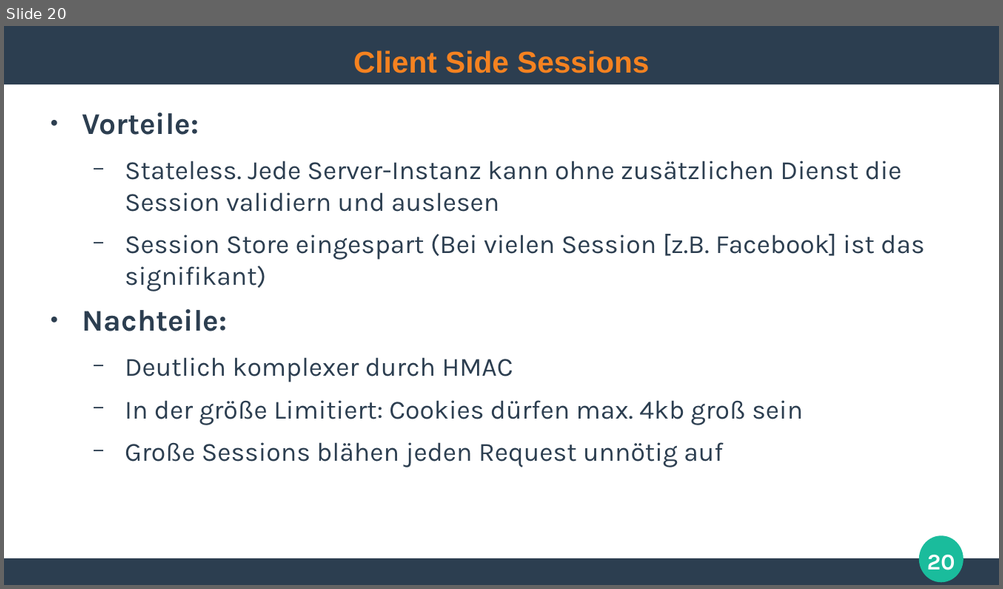
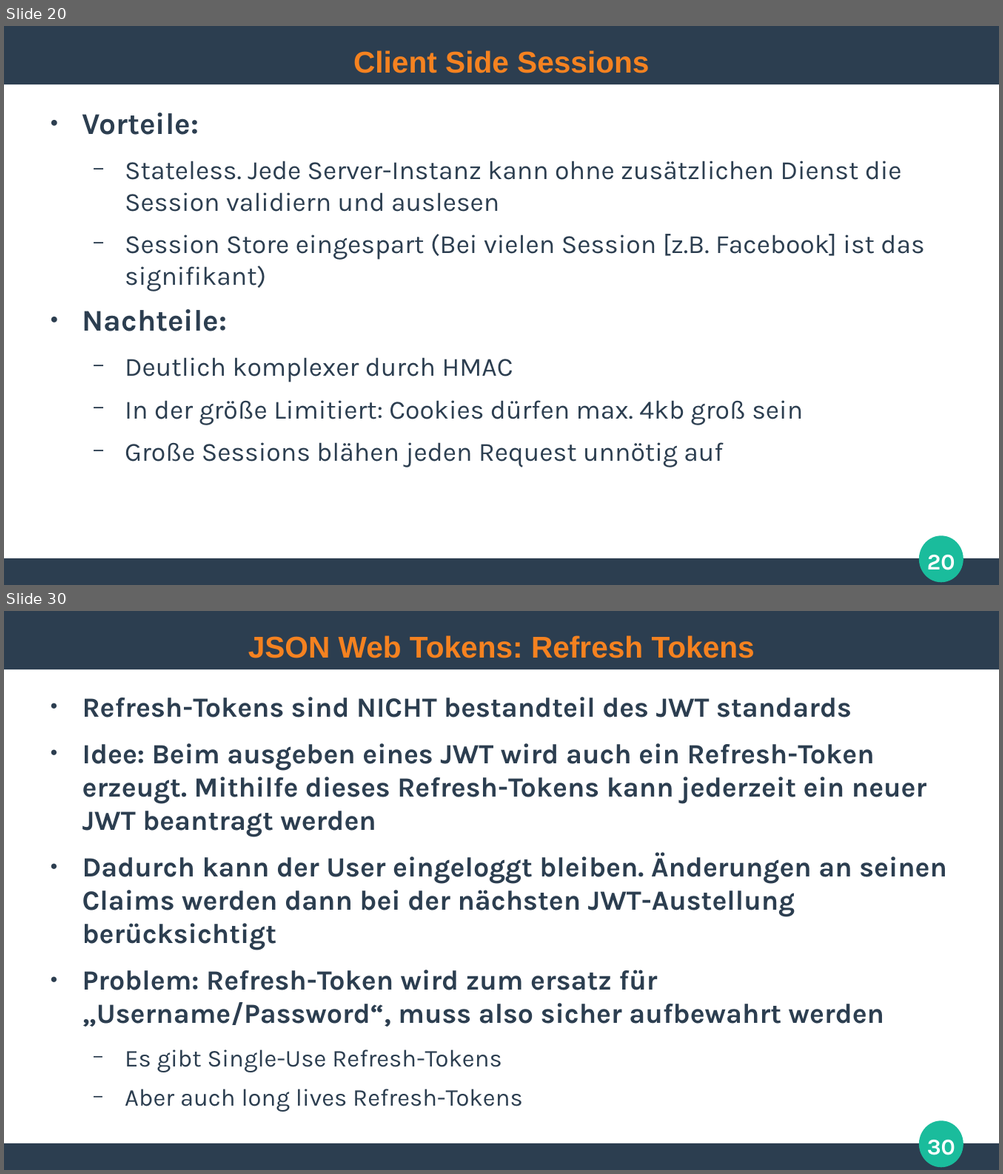
Before and after one commit to ghandmann/HS-AlbSig-WebAnwendungen2, a slide deck: Kapitel/07_Authentication.odp. Shown one above the other, each under a label of ours: slide 20 before the commit, slides 20 and 30 after it; the slides between them are not shown. The pictures are 1003x589 and 1003x1174 pixels, drawn with LibreOffice and Linux fonts; fonts in the diff are those of the drawing. Boxes give left, top, right and bottom in pixels: in the first picture for what was removed or moved away, otherwise in the second. Text is boxed around its words. In the diff, an @@ line names an element or a change of style, - is before the commit and + after.

Commit message:
Added JSON Web Token section, needs refinement

```diff
--- a/Kapitel/07_Authentication.odp
+++ b/Kapitel/07_Authentication.odp
@@ slide 30 added at (4, 611, 999, 1170), background #FFFFFF; not listed: 3 template elements that a slide beside it also shows @@
@@ title added at (248, 635, 754, 658), 24 pt, text #F58220, bold @@
+JSON Web Tokens: Refresh Tokens
@@ text added at (82, 697, 947, 1112), 22.2 pt, text #2C3E50, bold @@
+● Refresh-Tokens sind NICHT bestandteil des JWT standards
+● Idee: Beim ausgeben eines JWT wird auch ein Refresh-Token erzeugt. Mithilfe dieses Refresh-Tokens kann jederzeit ein neuer JWT beantragt werden
+● Dadurch kann der User eingeloggt bleiben. Änderungen an seinen Claims werden dann bei der nächsten JWT-Austellung berücksichtigt
+● Problem: Refresh-Token wird zum ersatz für „Username/Password“, muss also sicher aufbewahrt werden
+  − Es gibt Single-Use Refresh-Tokens
+  − Aber auch long lives Refresh-Tokens
@@ page number added at (927, 1140, 955, 1156), 18 pt, text #FFFFFF, bold @@
+30
```
Also in this commit, not shown: 9 other slides added.
